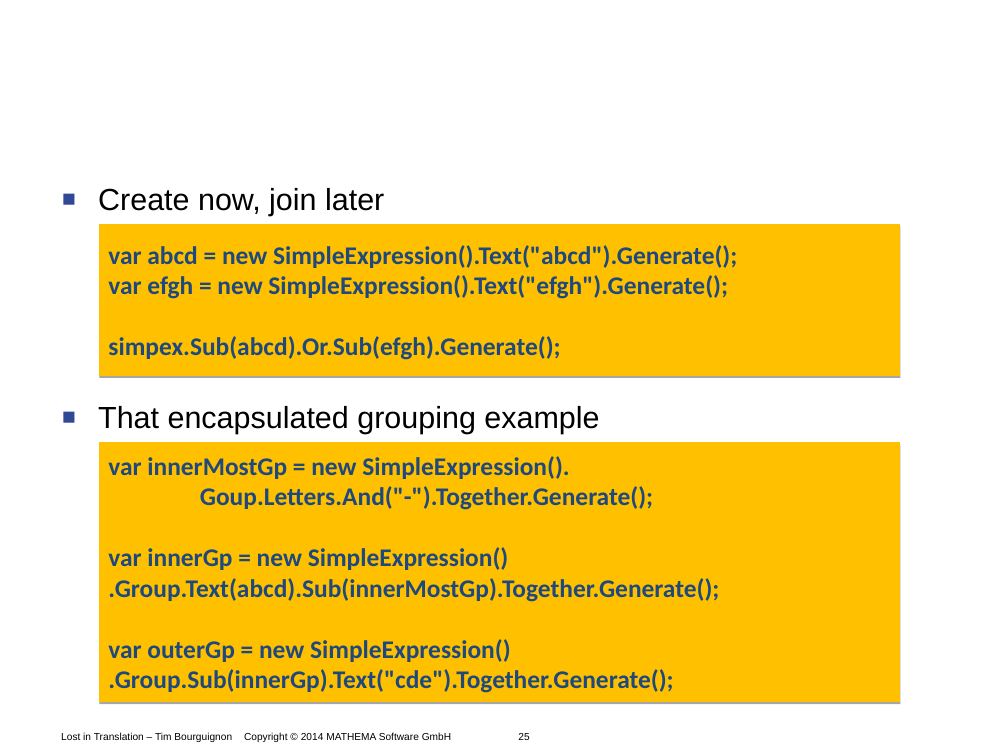
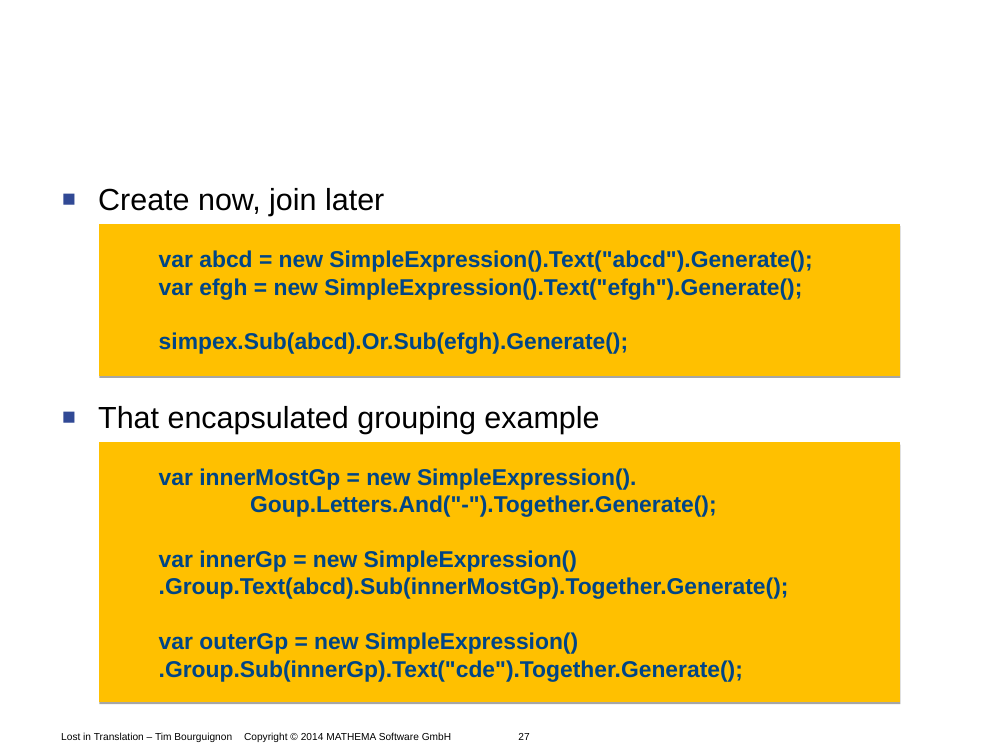
Before and after one commit to Timothep/Talk.LostInTranslation, a slide deck: slide 27 of LostInTranslation.odp (slide 25 before the commit). Drawn at 1008x756 pixels with LibreOffice and Linux fonts; fonts in the diff are those of the drawing; background and template pictures are left out. Boxes give left, top, right and bottom in pixels: in the first picture for what was removed or moved away, otherwise in the second. Text is boxed around its words. In the diff, an @@ line names an element or a change of style, - is before the commit and + after.

```diff
--- a/LostInTranslation.odp
+++ b/LostInTranslation.odp
@@ freeform shape "var abcd = new SimpleExpression().Text("abcd").Generate();" at <box>100,224,901,376</box>: size 20 to 18 pt, font Calibri to Arial, text colour #1F497D to #004586; indent changed @@
@@ freeform shape "var innerMostGp = new SimpleExpression()." at <box>100,443,901,702</box>: size 20 to 18 pt, font Calibri to Arial, text colour #1F497D to #004586; indent changed @@
@@ text at <box>61,732,529,742</box>: text changed @@
-Lost in Translation – Tim Bourguignon Copyright © 2014 MATHEMA Software GmbH 25
+Lost in Translation – Tim Bourguignon Copyright © 2014 MATHEMA Software GmbH 27
```
Also in this commit, not shown: 13 other slides changed, 13 slides added, 8 slides removed.
